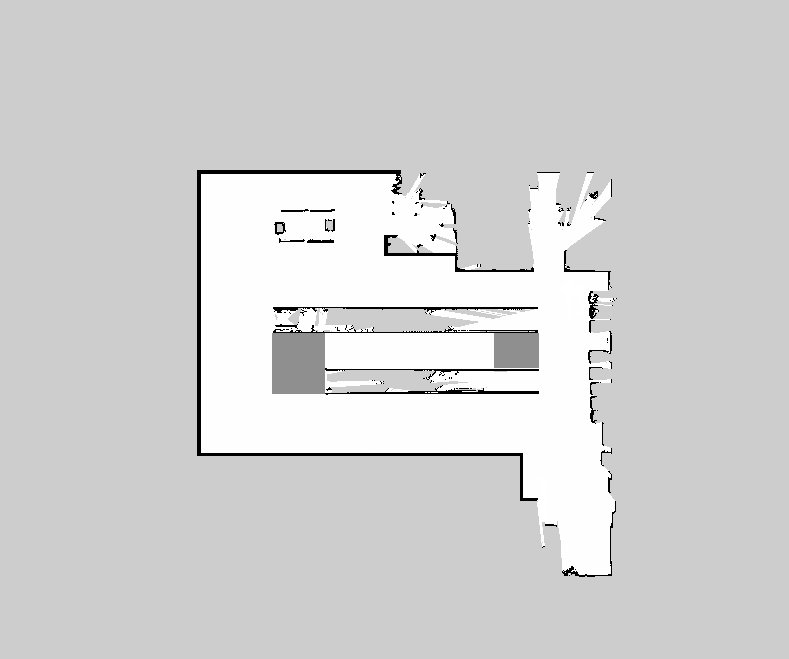
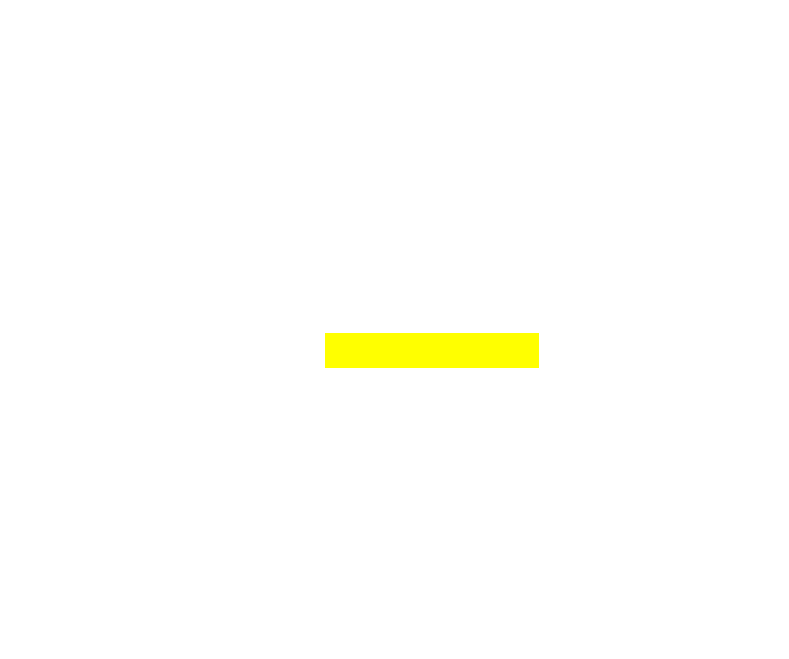
Layer changes from the first 789px x 659px image to the second:
renamed "Honk" to "Beep", hid it, painted on it over [272, 333, 539, 394]
showed "One way", painted on it over [325, 333, 539, 368]
hid "6rhq.pgm" over [0, 0, 789, 659]
